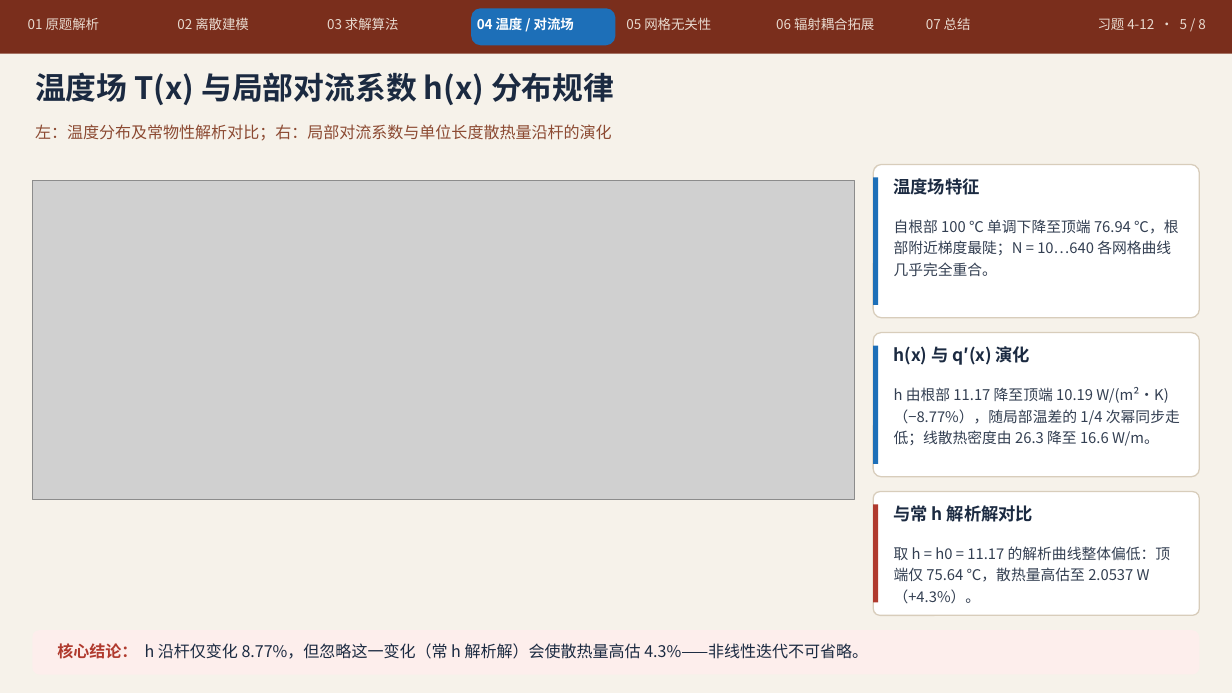
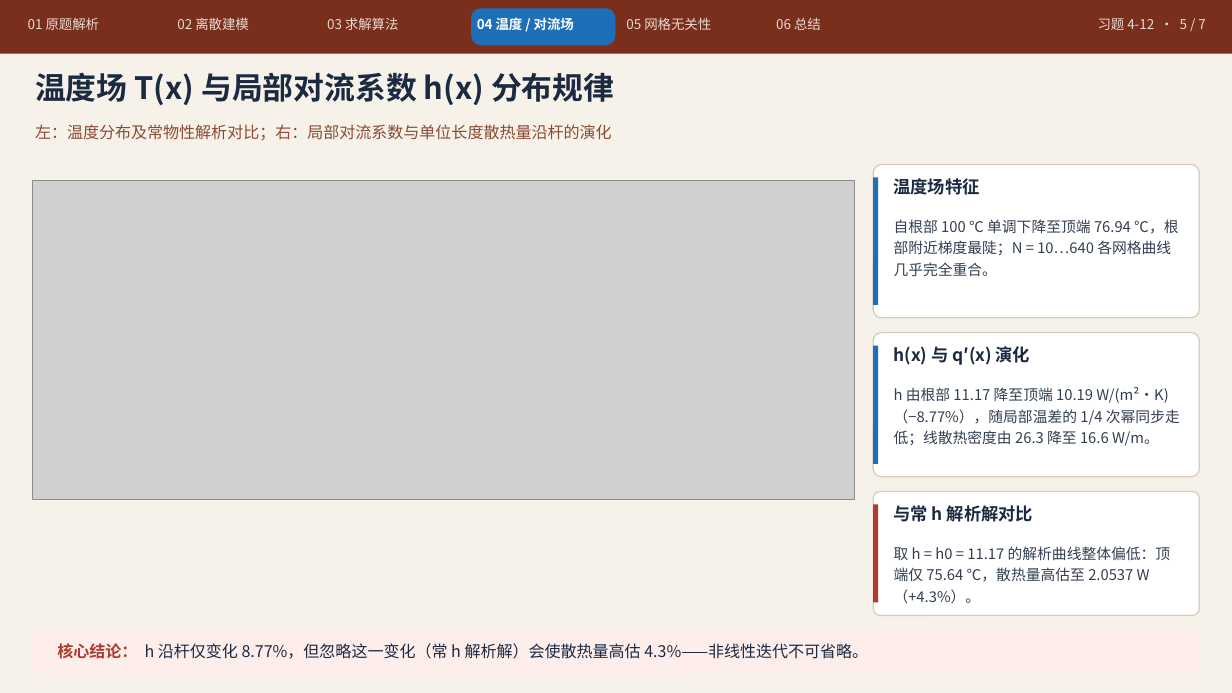
Before and after one commit to Xbox123z/heat-transfer-4-12-ppt, a slide deck: slide 5 of 传热学大作业_习题4-12_重制版V2.pptx. Drawn at 1232x693 pixels with LibreOffice and Linux fonts; fonts in the diff are those of the drawing; grey boxes stand for pictures. Boxes give left, top, right and bottom in pixels: in the first picture for what was removed or moved away, otherwise in the second. Text is boxed around its words. In the diff, an @@ line names an element or a change of style, - is before the commit and + after.

Commit message:
update 传热学大作业_习题4-12_重制版V2.pptx (v2.1, remove 4-13)

```diff
--- a/传热学大作业_习题4-12_重制版V2.pptx
+++ b/传热学大作业_习题4-12_重制版V2.pptx
@@ text at (x1=776, y1=17, x2=821, y2=30): text changed @@
-07 总结
+06 总结
@@ text removed at (x1=776, y1=17, x2=874, y2=30) @@
-06 辐射耦合拓展
@@ text at (x1=1098, y1=18, x2=1205, y2=30): text changed @@
-习题 4-12 · 5 / 8
+习题 4-12 · 5 / 7
```
Also in this commit, not shown: 5 other slides changed, 1 slide removed.
